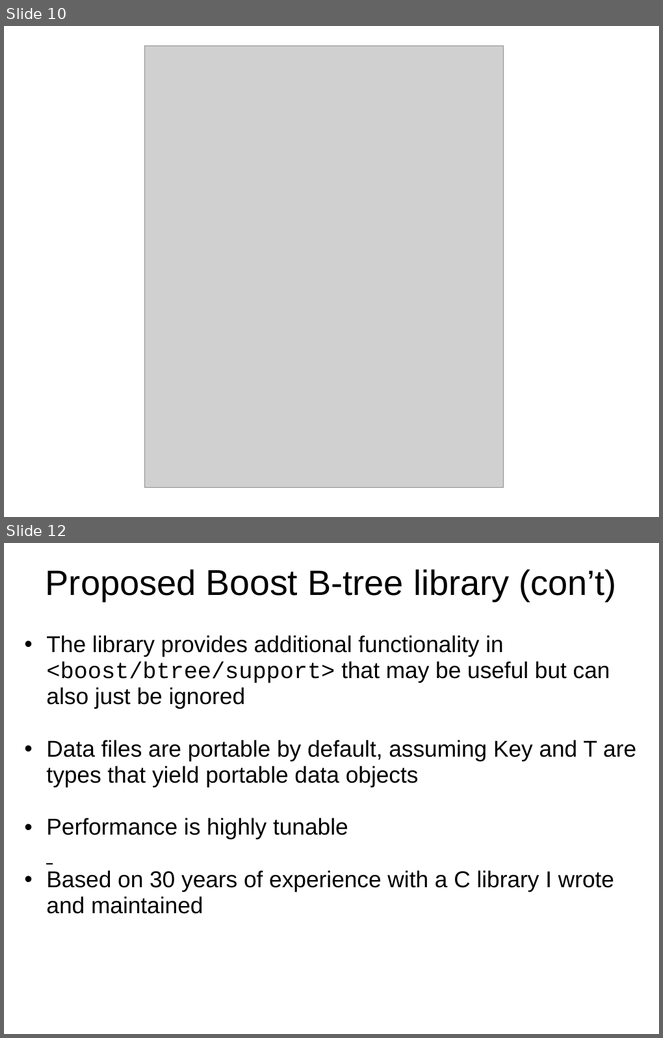
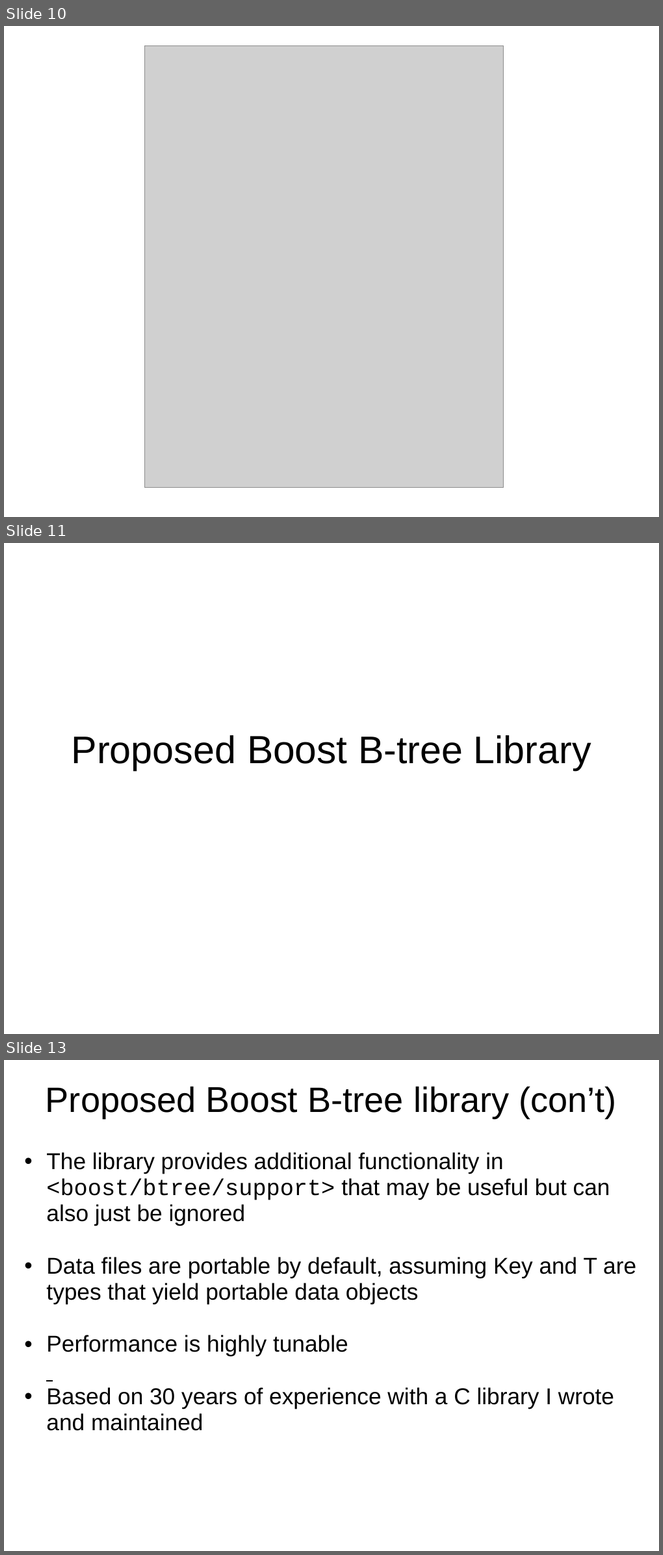
Before and after one commit to Beman/btree, a slide deck: libs/btree/doc/Proposed-B-tree-library.ppt. Shown one above the other, each under a label of ours: slides 10 and 12 before the commit, slides 10, 11 and 13 after it; the slides between them are not shown. The pictures are 663x1038 and 663x1555 pixels, drawn with LibreOffice and Linux fonts; fonts in the diff are those of the drawing; grey boxes stand for pictures; background and template pictures are left out. Boxes give left, top, right and bottom in pixels: in the first picture for what was removed or moved away, otherwise in the second. Text is boxed around its words. In the diff, an @@ line names an element or a change of style, - is before the commit and + after.

```diff
--- a/libs/btree/doc/Proposed-B-tree-library.ppt
+++ b/libs/btree/doc/Proposed-B-tree-library.ppt
@@ slide 11 added at <box>4,543,659,1034</box>, background picture (left out) @@
@@ title added at <box>72,735,592,771</box>, 47 pt, text #000000 @@
+Proposed Boost B-tree Library
@@ what was slide 12 is now slide 13 @@
```
Also in this commit, not shown: 2 slides changed.
